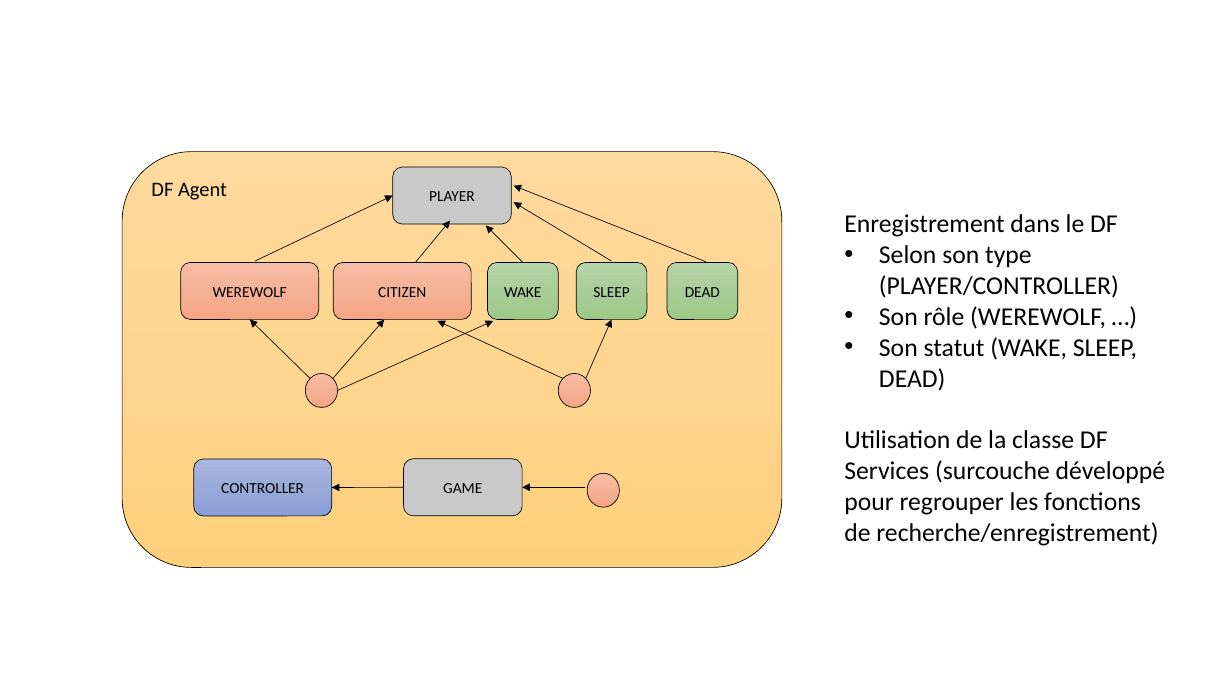
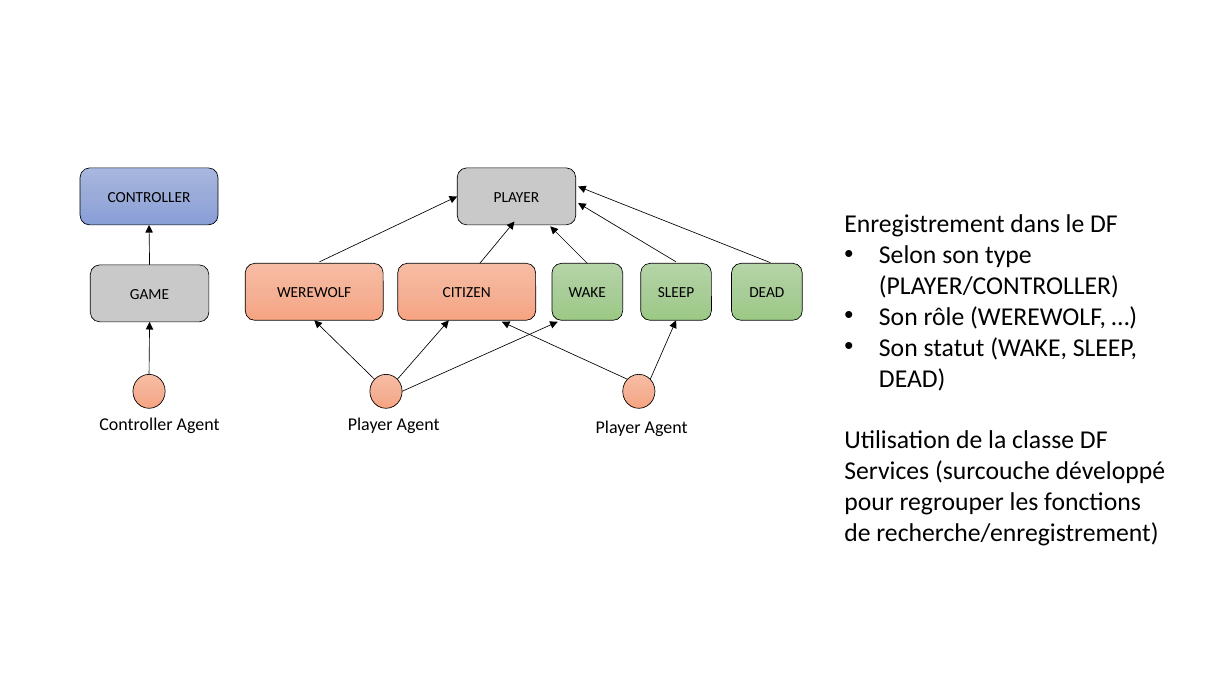
Before and after one commit to konamdav/Loup-Garou, a slide deck: slide 8 of README.pptx (slide 7 before the commit). Drawn at 1232x693 pixels with LibreOffice and Linux fonts; fonts in the diff are those of the drawing. Boxes give left, top, right and bottom in pixels: in the first picture for what was removed or moved away, otherwise in the second. Text is boxed around its words. In the diff, an @@ line names an element or a change of style, - is before the commit and + after.

Commit message:
doc

```diff
--- a/README.pptx
+++ b/README.pptx
@@ rounded rectangle "CONTROLLER": place and size @@
-rounded rectangle "CONTROLLER" at box(194, 459, 332, 517)
+rounded rectangle "CONTROLLER" at box(80, 168, 218, 226)
@@ rounded rectangle removed at box(122, 152, 782, 567) @@
-DF Agent
@@ arrow moved from (404, 487) - (332, 488) to (150, 265) - (149, 225) @@
@@ rounded rectangle "GAME": place and size @@
-rounded rectangle "GAME" at box(404, 459, 522, 517)
+rounded rectangle "GAME" at box(91, 265, 209, 323)
@@ arrow moved from (586, 487) - (522, 487) to (149, 374) - (150, 322) @@
@@ 10 arrows, 6 rounded rectangles, 2 ellipses: place and size @@
-10 arrows, 6 rounded rectangles, 2 ellipses at box(181, 167, 738, 408)
+10 arrows, 6 rounded rectangles, 2 ellipses at box(245, 168, 803, 409)
@@ ellipse: place and size @@
-ellipse at box(587, 473, 619, 507)
+ellipse at box(133, 374, 165, 409)
@@ text added at box(99, 417, 220, 433), 14 pt, text #000000 @@
+Controller Agent
@@ text added at box(348, 417, 440, 433), 14 pt, text #000000 @@
+Player Agent
@@ text added at box(596, 420, 688, 436), 14 pt, text #000000 @@
+Player Agent
```
Also in this commit, not shown: 1 other slide changed, 1 slide added.
